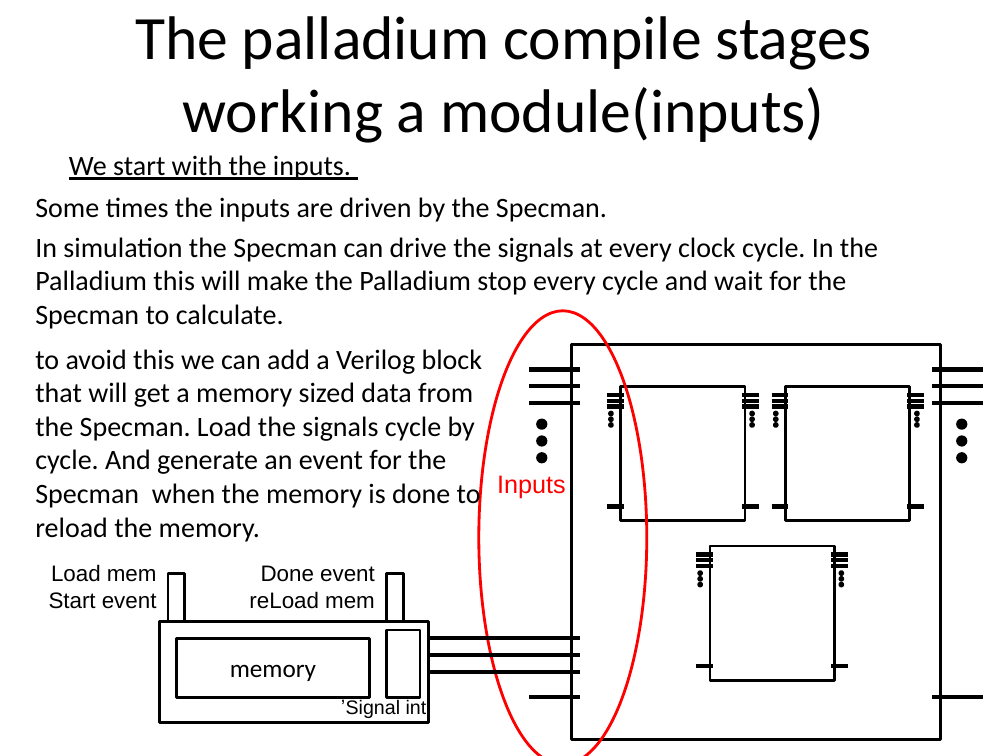
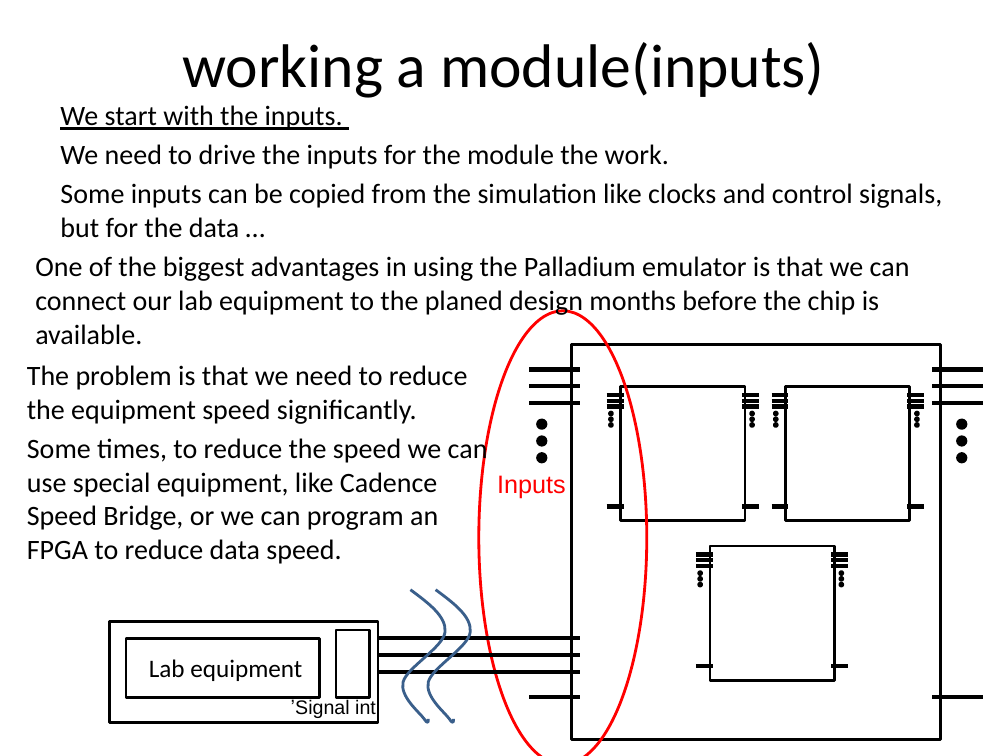
Before and after one commit to zahike/Palladium, a slide deck: slide 12 of Simulation Acceleration tutoria.pptx. Drawn at 1008x756 pixels with LibreOffice and Linux fonts; fonts in the diff are those of the drawing. Boxes give left, top, right and bottom in pixels: in the first picture for what was removed or moved away, otherwise in the second. Text is boxed around its words. In the diff, an @@ line names an element or a change of style, - is before the commit and + after.

```diff
--- a/Simulation Acceleration tutoria.pptx
+++ b/Simulation Acceleration tutoria.pptx
@@ title at (x1=182, y1=42, x2=824, y2=98): text changed @@
-The palladium compile stages
-working a module(inputs)
+working a module(inputs)
@@ text "We start with the inputs." moved from (x1=69, y1=155, x2=351, y2=180) to (x1=60, y1=105, x2=942, y2=238) @@
@@ text at (x1=60, y1=144, x2=942, y2=238): paragraphs added @@
+We need to drive the inputs for the module the work.
+Some inputs can be copied from the simulation like clocks and control signals, but for the data …
@@ text at (x1=35, y1=256, x2=910, y2=345): text changed @@
-Some times the inputs are driven by the Specman.
-In simulation the Specman can drive the signals at every clock cycle. In the Palladium this will make the Palladium stop every cycle and wait for the Specman to calculate.
+One of the biggest advantages in using the Palladium emulator is that we can connect our lab equipment to the planed design months before the chip is available.
@@ text at (x1=27, y1=365, x2=488, y2=564): text changed @@
-to avoid this we can add a Verilog block that will get a memory sized data from the Specman. Load the signals cycle by cycle. And generate an event for the Specman when the memory is done to reload the memory.
+The problem is that we need to reduce the equipment speed significantly.
+Some times, to reduce the speed we can use special equipment, like Cadence Speed Bridge, or we can program an FPGA to reduce data speed.
@@ text removed at (x1=49, y1=564, x2=157, y2=609) @@
-Load mem
-Start event
@@ text removed at (x1=249, y1=565, x2=375, y2=609) @@
-Done event
-reLoad mem
@@ rectangle removed at (x1=168, y1=574, x2=185, y2=622) @@
@@ rectangle removed at (x1=386, y1=574, x2=403, y2=622) @@
@@ freeform shape added at (x1=403, y1=590, x2=446, y2=723), outline #3A5F8C 2 pt @@
@@ freeform shape added at (x1=428, y1=590, x2=471, y2=723), outline #3A5F8C 2 pt @@
@@ 3 rectangles, 1 text moved together from (x1=159, y1=622, x2=428, y2=723) to (x1=109, y1=622, x2=378, y2=723) @@
@@ text in rectangle at (x1=149, y1=659, x2=302, y2=681): text changed @@
-memory
+Lab equipment
@@ line moved from (428, 638) - (580, 638) to (378, 638) - (580, 638) @@
@@ line moved from (428, 655) - (580, 655) to (378, 655) - (580, 655) @@
@@ line moved from (428, 672) - (580, 672) to (378, 672) - (580, 672) @@
```
Also in this commit, not shown: 7 other slides changed, 3 slides added.
